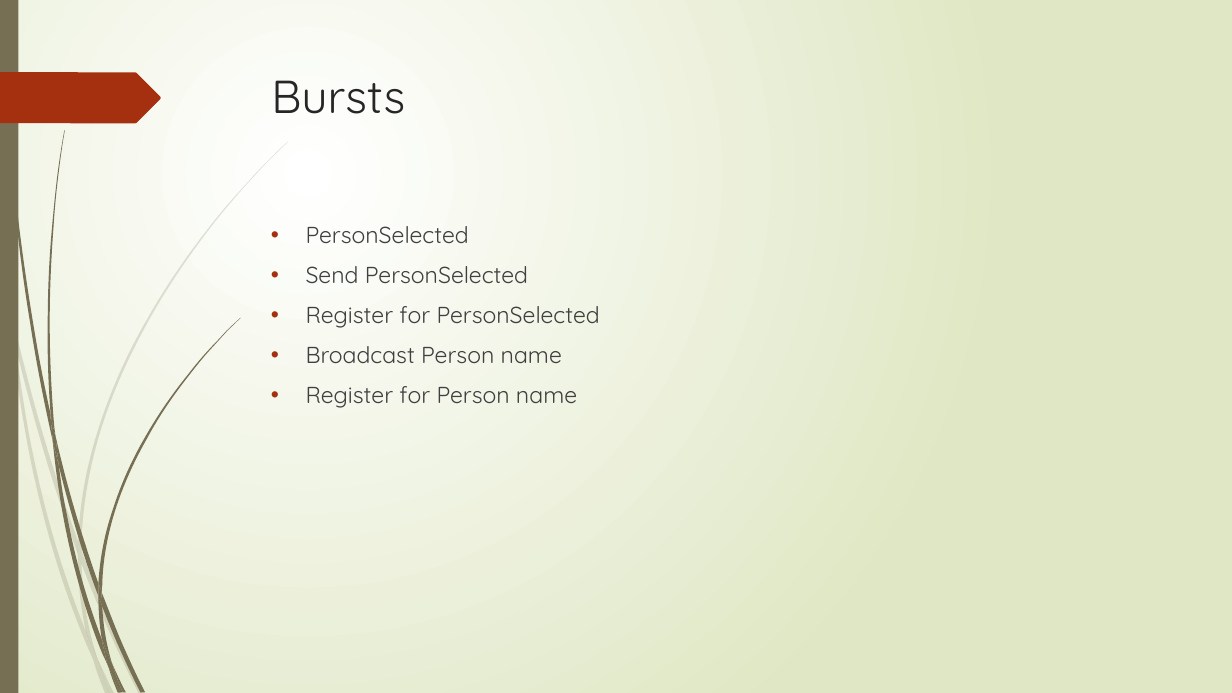
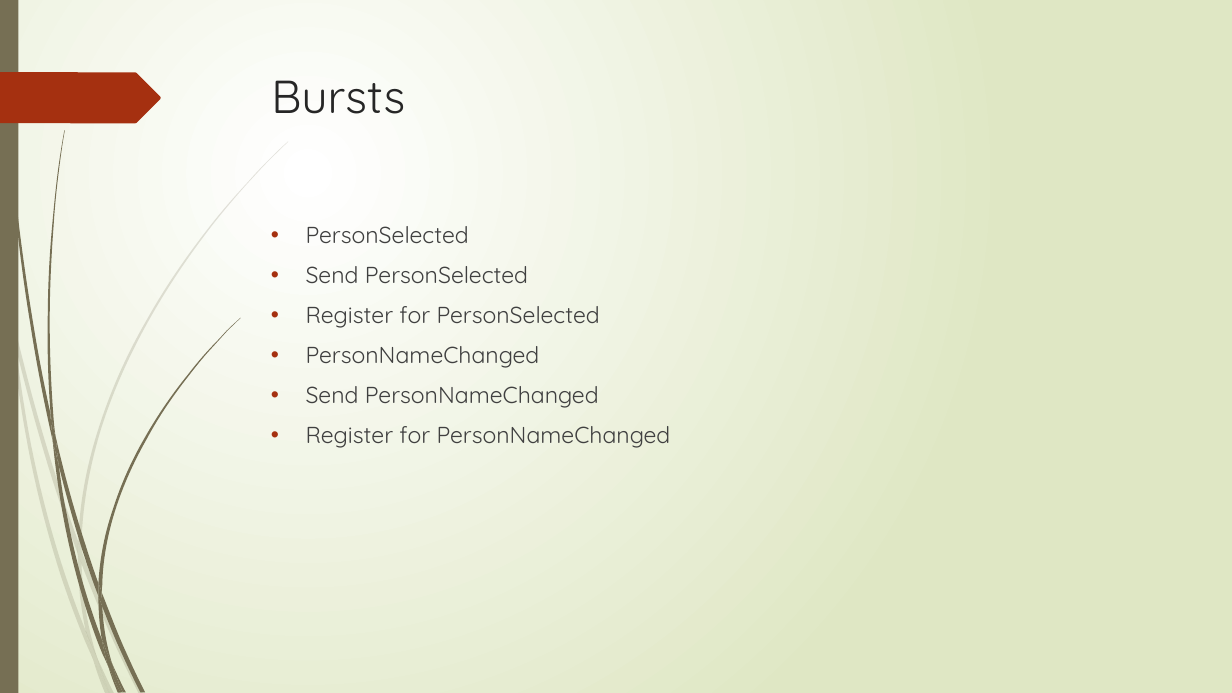
Before and after one commit to dallasxaml/MessageBus, a slide deck: slide 6 of Message Bus.pptx. Drawn at 1232x693 pixels with LibreOffice and Linux fonts; fonts in the diff are those of the drawing. Boxes give left, top, right and bottom in pixels: in the first picture for what was removed or moved away, otherwise in the second. Text is boxed around its words. In the diff, an @@ line names an element or a change of style, - is before the commit and + after.

Commit message:
Send a message when the person name changes.

```diff
--- a/Message Bus.pptx
+++ b/Message Bus.pptx
@@ text at [306,346,671,448]: text changed @@
-• Broadcast Person name
-• Register for Person name
+• PersonNameChanged
+• Send PersonNameChanged
+• Register for PersonNameChanged
```
Also in this commit, not shown: 4 other files.
